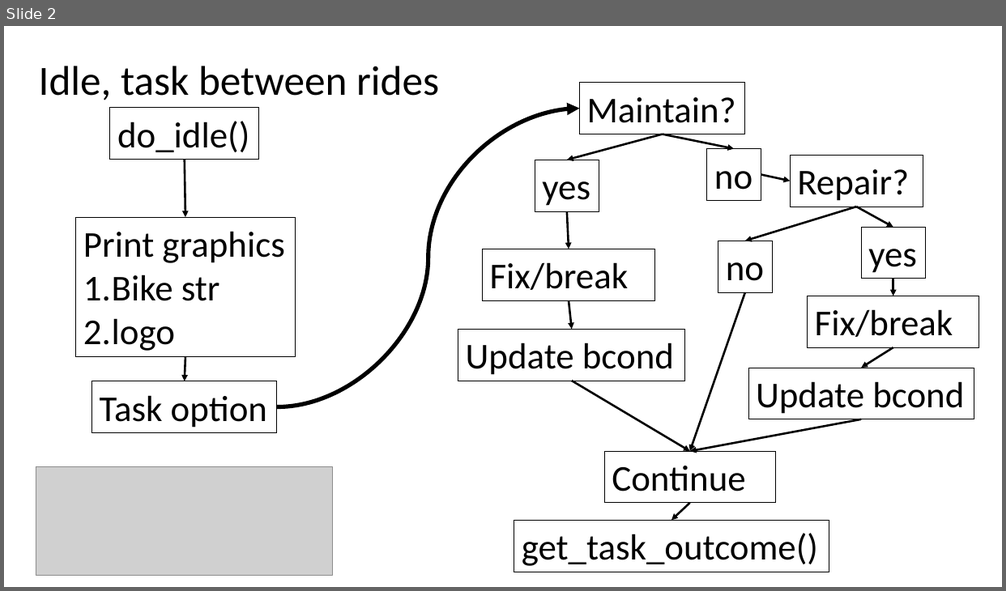
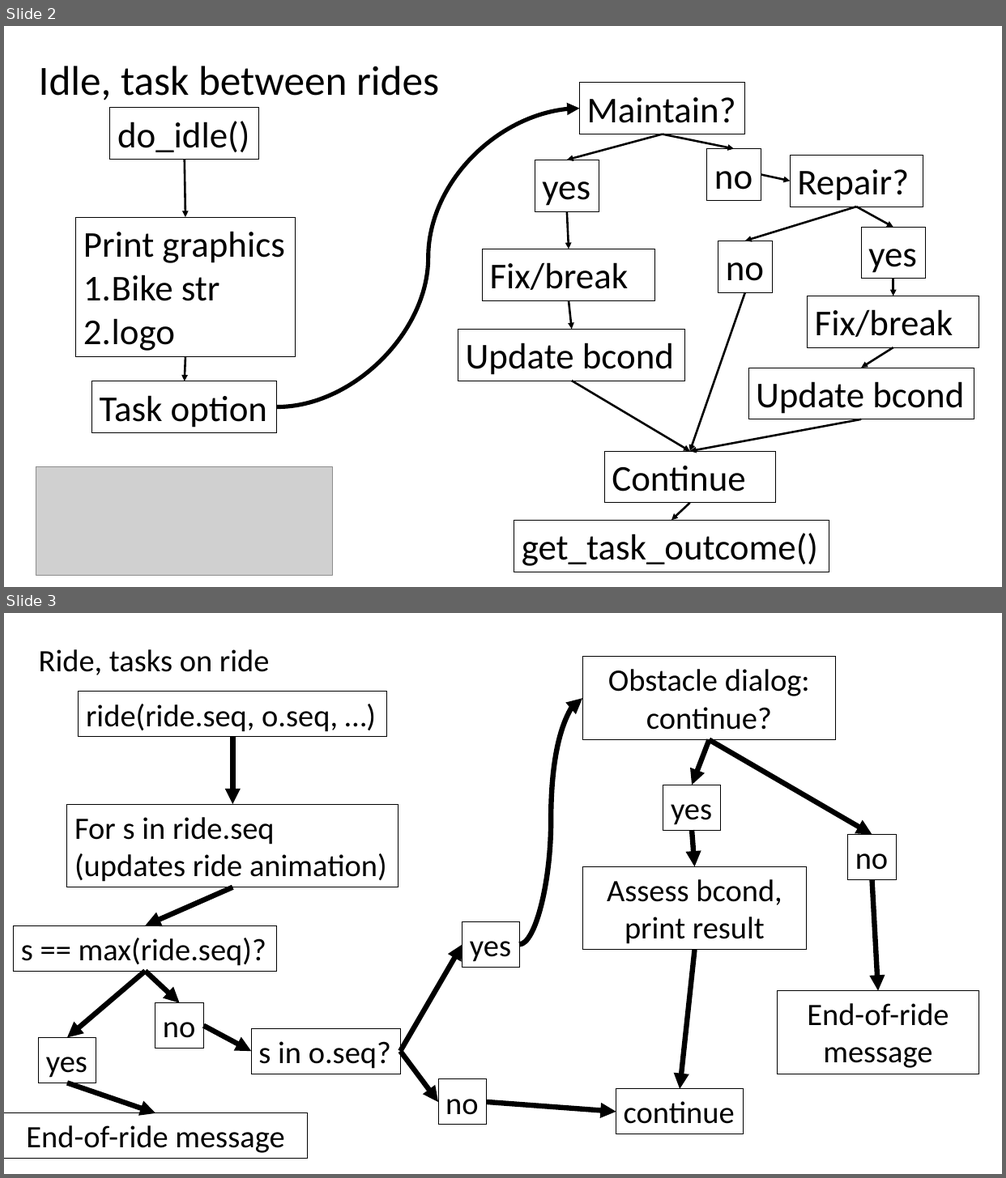
Before and after one commit to metamaden/databike, a slide deck: slides/design_workflow.pptx. Shown one above the other, each under a label of ours: slide 2 before the commit, slides 2 and 3 after it. The pictures are 1006x591 and 1006x1178 pixels, drawn with LibreOffice and Linux fonts; fonts in the diff are those of the drawing; grey boxes stand for pictures. Boxes give left, top, right and bottom in pixels: in the first picture for what was removed or moved away, otherwise in the second. Text is boxed around its words. In the diff, an @@ line names an element or a change of style, - is before the commit and + after.

```diff
--- a/slides/design_workflow.pptx
+++ b/slides/design_workflow.pptx
@@ slide 3 added at (4, 613, 1002, 1174), background #FFFFFF @@
@@ text added at (39, 649, 270, 675), 30 pt, text #000000 @@
+Ride, tasks on ride
@@ rectangle added at (582, 657, 836, 739), outline #000000 0.75 pt, 30 pt, text #000000 @@
+Obstacle dialog: continue?
@@ rectangle added at (79, 692, 387, 737), outline #000000 0.75 pt, 30 pt, text #000000 @@
+ride(ride.seq, o.seq, …)
@@ curved arrow added from (520, 944) to (582, 698), #000000 5 pt @@
@@ arrow added from (233, 737) to (233, 805), #000000 5 pt @@
@@ arrow added from (710, 739) to (692, 786), #000000 5 pt @@
@@ arrow added from (710, 739) to (872, 835), #000000 5 pt @@
@@ rectangle added at (67, 805, 398, 888), outline #000000 0.75 pt, 30 pt, text #000000 @@
+For s in ride.seq
+(updates ride animation)
@@ rectangle added at (663, 786, 720, 831), outline #000000 0.75 pt, 30 pt, text #000000 @@
+yes
@@ arrow added from (692, 830) to (695, 867), #000000 5 pt @@
@@ rectangle added at (848, 835, 897, 880), outline #000000 0.75 pt, 30 pt, text #000000 @@
+no
@@ rectangle added at (582, 867, 808, 950), outline #000000 0.75 pt, 30 pt, text #000000 @@
+Assess bcond, print result
@@ arrow added from (233, 888) to (146, 926), #000000 5 pt @@
@@ arrow added from (872, 880) to (879, 991), #000000 5 pt @@
@@ rectangle added at (14, 926, 277, 972), outline #000000 0.75 pt, 30 pt, text #000000 @@
+s == max(ride.seq)?
@@ rectangle added at (462, 922, 519, 968), outline #000000 0.75 pt, 30 pt, text #000000 @@
+yes
@@ arrow added from (401, 1052) to (462, 944), #000000 5 pt @@
@@ arrow added from (695, 950) to (680, 1089), #000000 5 pt @@
@@ arrow added from (146, 972) to (67, 1038), #000000 5 pt @@
@@ arrow added from (146, 972) to (179, 1003), #000000 5 pt @@
@@ rectangle added at (778, 991, 979, 1074), outline #000000 0.75 pt, 30 pt, text #000000 @@
+End-of-ride message
@@ rectangle added at (155, 1003, 204, 1049), outline #000000 0.75 pt, 30 pt, text #000000 @@
+no
@@ rectangle added at (39, 1038, 96, 1084), outline #000000 0.75 pt, 30 pt, text #000000 @@
+yes
@@ arrow added from (204, 1026) to (251, 1052), #000000 5 pt @@
@@ rectangle added at (251, 1029, 400, 1074), outline #000000 0.75 pt, 30 pt, text #000000 @@
+s in o.seq?
@@ arrow added from (401, 1052) to (438, 1102), #000000 5 pt @@
@@ arrow added from (67, 1083) to (156, 1114), #000000 5 pt @@
@@ rectangle added at (438, 1080, 487, 1125), outline #000000 0.75 pt, 30 pt, text #000000 @@
+no
@@ rectangle added at (616, 1089, 744, 1135), outline #000000 0.75 pt, 30 pt, text #000000 @@
+continue
@@ rectangle added at (4, 1114, 307, 1160), outline #000000 0.75 pt, 30 pt, text #000000 @@
+End-of-ride message
@@ arrow added from (487, 1102) to (616, 1112), #000000 5 pt @@
```
Also in this commit, not shown: 7 other files.
